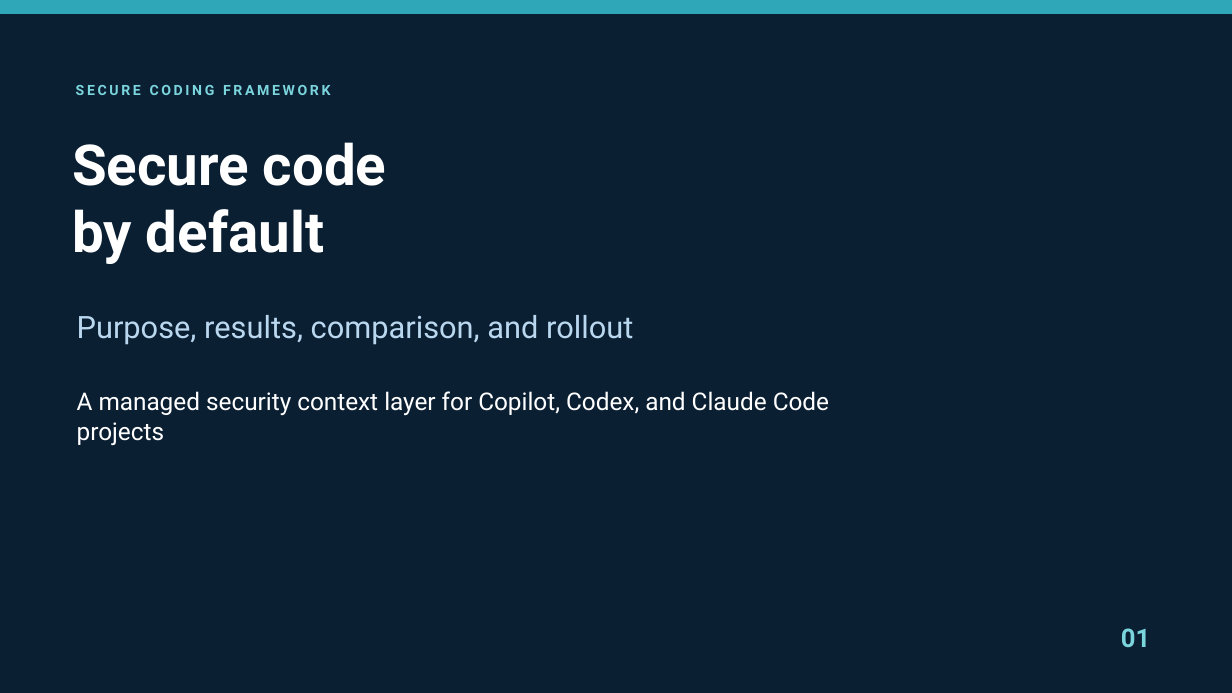
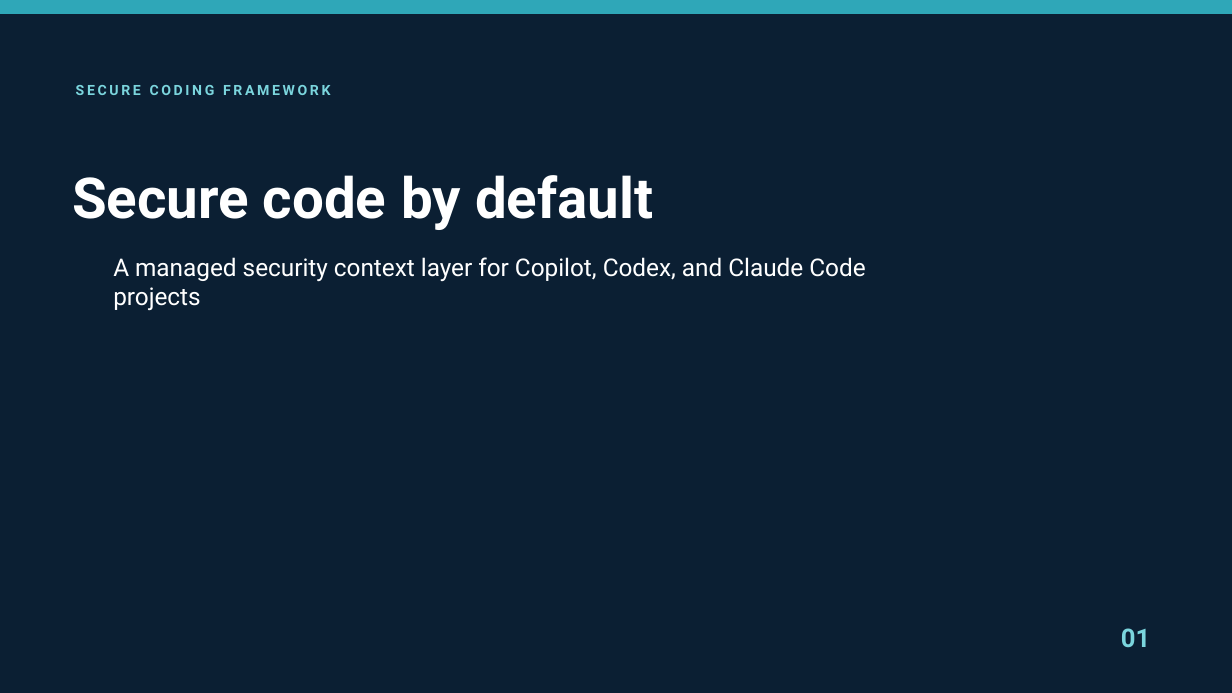
Before and after one commit to cyberintruder/VSCodePlugin-for-Securing-LLM-Prompts, a slide deck: slide 1 of docs/secure-coding-framework-developer-presentation-organized-v3.pptx. Drawn at 1232x693 pixels with LibreOffice and Linux fonts; fonts in the diff are those of the drawing. Boxes give left, top, right and bottom in pixels: in the first picture for what was removed or moved away, otherwise in the second. Text is boxed around its words. In the diff, an @@ line names an element or a change of style, - is before the commit and + after.

```diff
--- a/docs/secure-coding-framework-developer-presentation-organized-v3.pptx
+++ b/docs/secure-coding-framework-developer-presentation-organized-v3.pptx
@@ text at (72, 175, 653, 230): text changed @@
-Secure code
-by default
+Secure code by default
@@ text "A managed security context layer ...": place and size @@
-text "A managed security context layer ..." at (77, 391, 829, 445)
+text "A managed security context layer ..." at (113, 257, 865, 310)
@@ text removed at (77, 315, 633, 345) @@
-Purpose, results, comparison, and rollout
```
Also in this commit, not shown: 3 other slides changed, 2 other files.
